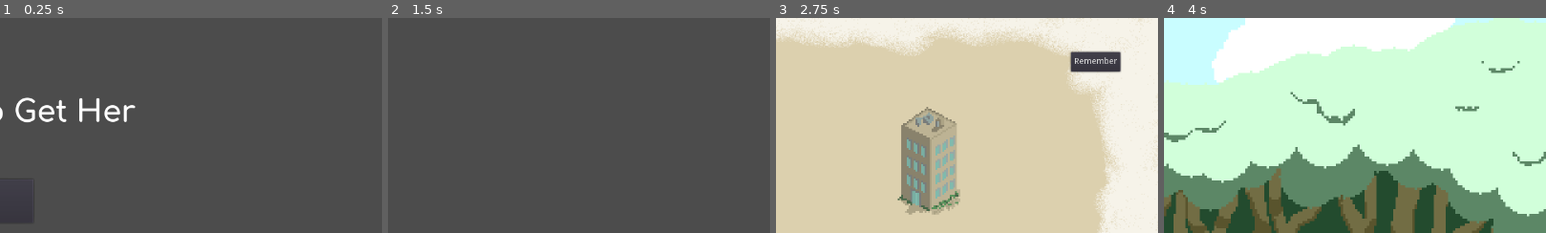
Above: before the commit, frames 1-4 (left to right).
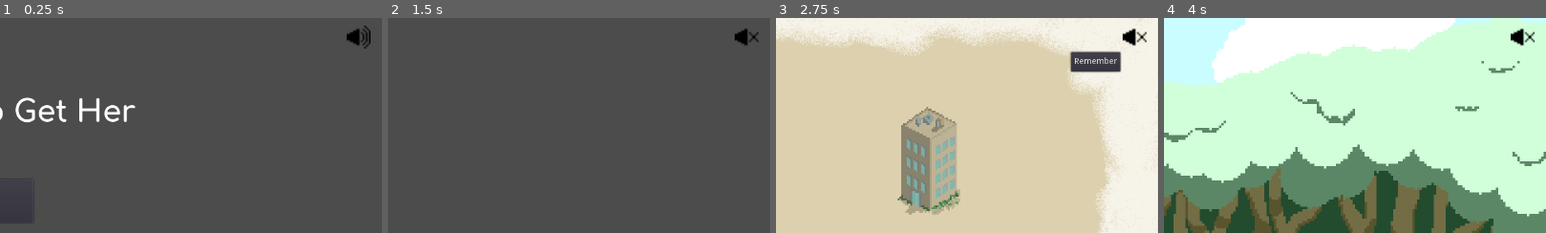
Above: after the commit, the same moments.

Repository: UnderScroll/GMTKGameJam2021
Game: Godot game, scene res://Levels/MainScene.tscn
Two runs of this game, one before a commit and one after it. Both use one fixed random seed, a clock stepped at 60 frames per second and the inputs below.
Inputs (mouse positions are % of the whole screen's width and height, from its top left; square brackets give the same spot before the commit, where the layout moved):
- Up to frame 1 (0.25 s): no input
- Up to frame 2 (1.5 s): click (97, 5) [2, 3] at 0.5 s; click "Start" at 1.25 s
- Up to frame 3 (2.75 s): click "Skip" at 2 s
- Up to frame 4 (4 s): click (27, 32) at 2.75 s; click "Add Node" at 3.5 s
The pictures show only the part of the screen within x 50-100%, y 0-50%; the shares and areas given below are measured in that part.

The runs differ from the first frame. In frame 1, 0.3% of the frame differs, in the area x 90-97%, y 3-15%; in frame 2, 0.3%; in frame 3, 0.3%; in frame 4, 0.3%.

Commit message:
sound fix

Diff:
--- a/Levels/MainScene.tscn
+++ b/Levels/MainScene.tscn
@@ -8,6 +8,9 @@
 [ext_resource path="res://Levels/Ending.tscn" type="PackedScene" id=6]
 [ext_resource path="res://Levels/Character3.tscn" type="PackedScene" id=7]
 [ext_resource path="res://Scripts/AudioStreamPlayer2D.gd" type="Script" id=8]
+[ext_resource path="res://Ressources/Sounds/music.wav" type="AudioStream" id=9]
+[ext_resource path="res://Ressources/Sprites/soundon.png" type="Texture" id=10]
+[ext_resource path="res://Ressources/Sprites/soundoff.png" type="Texture" id=11]
 
 [node name="MainScene" type="Node2D"]
 
@@ -31,15 +34,26 @@
 visible = false
 
 [node name="AudioStreamPlayer2D" type="AudioStreamPlayer2D" parent="."]
+position = Vector2( 618, 383 )
+stream = ExtResource( 9 )
+volume_db = -10.0
 script = ExtResource( 8 )
 
 [node name="Ending" parent="." instance=ExtResource( 6 )]
 visible = false
 
 [node name="SoundToggle" type="TextureButton" parent="."]
-margin_right = 40.0
-margin_bottom = 40.0
+margin_left = 1220.53
+margin_top = 12.4726
+margin_right = 1260.53
+margin_bottom = 52.4726
+toggle_mode = true
+texture_normal = ExtResource( 10 )
+texture_pressed = ExtResource( 11 )
+expand = true
+stretch_mode = 5
 __meta__ = {
 "_edit_use_anchors_": false
 }
-[connection signal="pressed" from="SoundToggle" to="AudioStreamPlayer2D" method="_on_SoundToggle_pressed"]
+
+[connection signal="toggled" from="SoundToggle" to="AudioStreamPlayer2D" method="_on_SoundToggle_toggled"]
--- a/Scripts/AudioStreamPlayer2D.gd
+++ b/Scripts/AudioStreamPlayer2D.gd
@@ -3,5 +3,5 @@
 func _ready() :
 	playing=true
 
-func _on_SoundToggle_pressed():
+func _on_SoundToggle_toggled(button_pressed):
 	playing=not playing
Not shown: 1 places in Levels/MainScene.tscn that only renumber resources
